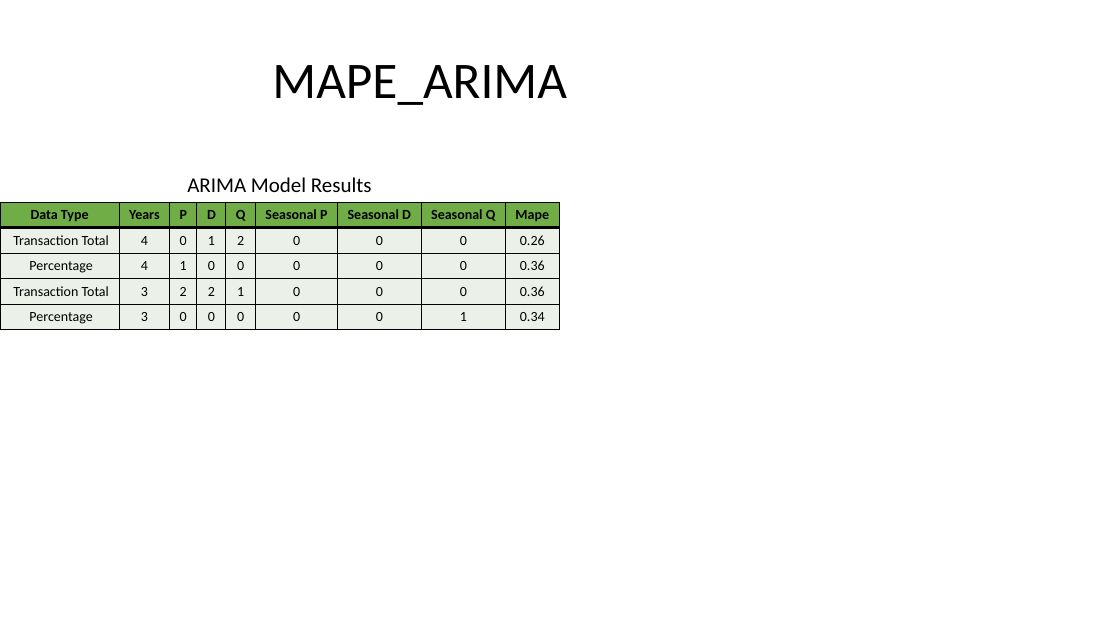
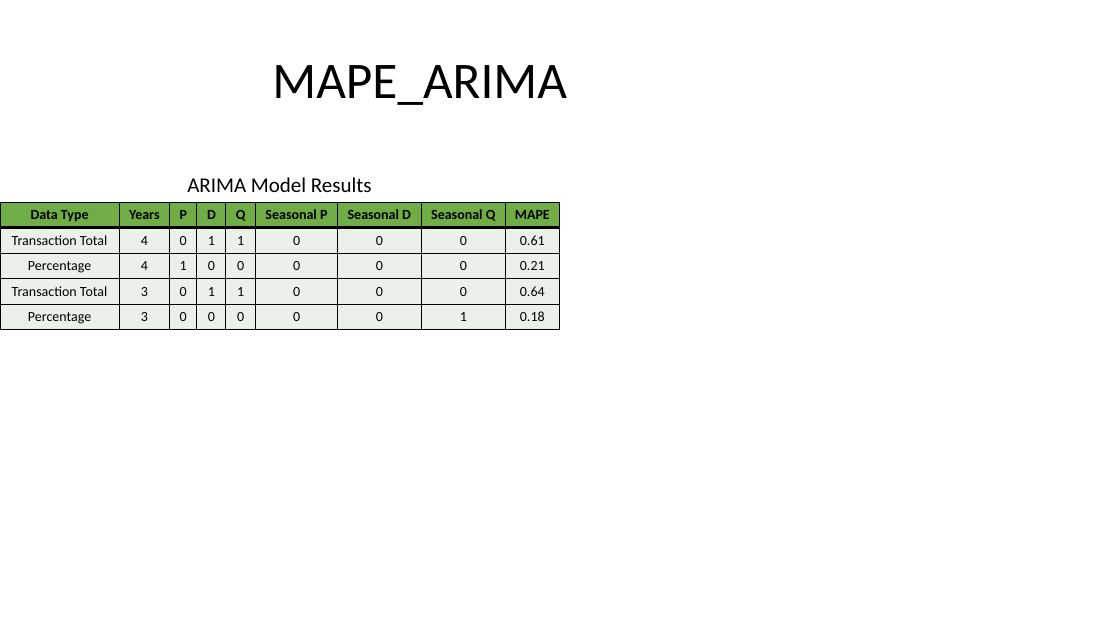
Before and after one commit to lelandjmurrin/Acquisition_Due_Dilligence_Capstone_Project, a slide deck: slide 6 of data/presentation_tables.pptm. Drawn at 1120x630 pixels with LibreOffice and Linux fonts; fonts in the diff are those of the drawing. Boxes give left, top, right and bottom in pixels: in the first picture for what was removed or moved away, otherwise in the second. Text is boxed around its words. In the diff, an @@ line names an element or a change of style, - is before the commit and + after.

```diff
--- a/data/presentation_tables.pptm
+++ b/data/presentation_tables.pptm
@@ table at bbox=[0, 168, 560, 328] @@
-row 2, column 9: Mape
+row 2, column 9: MAPE
-row 3, column 5: 2
+row 3, column 5: 1
-row 3, column 9: 0.26
+row 3, column 9: 0.61
-row 4, column 9: 0.36
+row 4, column 9: 0.21
-row 5: Transaction Total | 3 | 2 | 2 | 1 | 0 | 0 | 0 | 0.36
+row 5: Transaction Total | 3 | 0 | 1 | 1 | 0 | 0 | 0 | 0.64
-row 6, column 9: 0.34
+row 6, column 9: 0.18
```
Also in this commit, not shown: 1 slide added, 2 other files.
